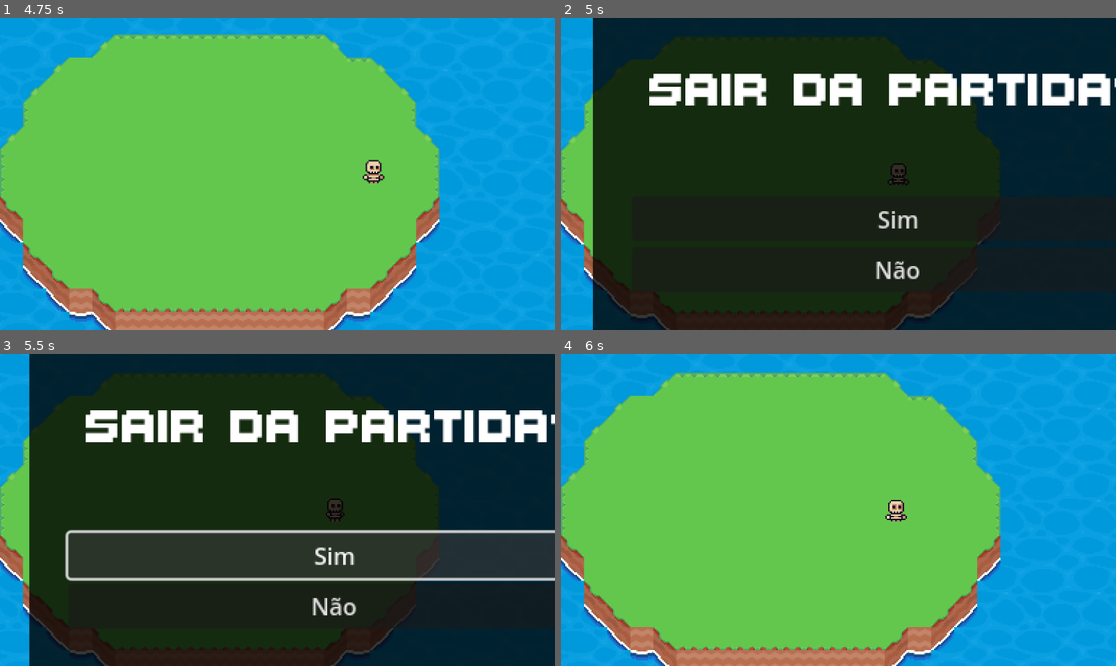
Above: before the commit, frames 1-4 (two rows, left to right).
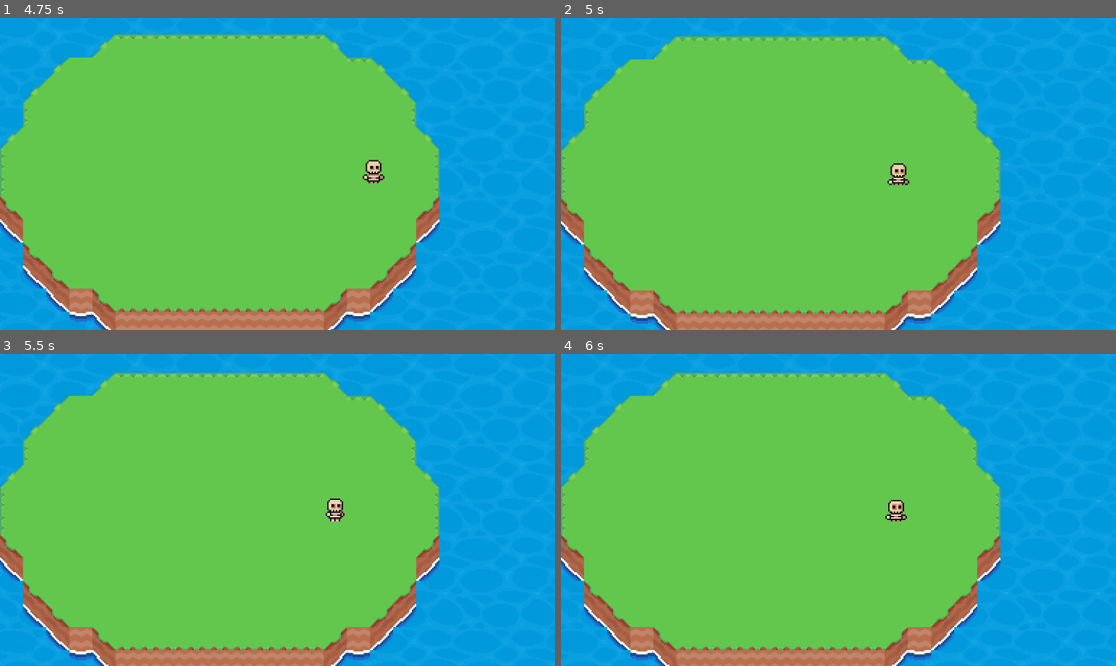
Above: after the commit, the same moments.

Repository: EduardaNunes/Godot-2D-Multiplayer
Game: Godot game, scene res://High_Level_Multiplayer/Scenes/Menu.tscn
Same seed, same stepped clock (60 frames per second), same inputs: the game is played once before the commit and once after it. The engine's default icon, where the game draws it, is replaced by a stand-in: a white triangle on a blue panel in a dark square.
Inputs (mouse positions are in pixels of both pictures, inside the frame that each line leads up to):
- Up to frame 1 (4.75 s): click "Abrir um Servidor" at 0.5 s; hold Right (move_right) 1.28-2.03 s; hold Down (move_down) 2.03-2.78 s; hold Right (move_right) 2.78-3.53 s; hold Up (move_up) 3.53-4.28 s; hold Left (move_left) from 4.28 s (still down)
- Up to frame 2 (5 s): keep holding Left (move_left); tap Escape at 4.9 s
- Up to frame 3 (5.5 s): release Left (move_left) at 5 s; click (333, 553) at 5 s, where only the run before the commit has a clickable "Sim"
- Up to frame 4 (6 s): click (894, 606) at 5.75 s, where only the run before the commit has a clickable "Não"

Frame 1 is identical in both runs. In frame 2, 94% of the frame differs, in the area x 5-100%, y 0-100%; in frame 3, 95%; in frame 4, nothing differs.

Commit message:
Revert "Create esc menu scene and add it to player (has bugs)"
This reverts commit 21812eff69e45ca7894a91db51d81c0616da69e7.

Diff:
--- a/High_Level_Multiplayer/Scenes/Esc_Menu.tscn
+++ /dev/null
@@ -1,93 +0,0 @@
-[gd_scene load_steps=6 format=3 uid="uid://12e5jjb14p1n"]
-
-[ext_resource type="Script" uid="uid://d1gx4fnwtjf8t" path="res://High_Level_Multiplayer/Scripts/esc_menu.gd" id="1_f3b3w"]
-[ext_resource type="PackedScene" uid="uid://b81ktx1s238fg" path="res://High_Level_Multiplayer/Scenes/Menu.tscn" id="2_h1d53"]
-[ext_resource type="Texture2D" uid="uid://kkh8fi3mbhwo" path="res://High_Level_Multiplayer/Assets/Sprites/white_block.png" id="3_6nxv2"]
-[ext_resource type="FontFile" uid="uid://brgd3gf6diskh" path="res://High_Level_Multiplayer/Assets/Fonts/ThaleahFat.ttf" id="4_qvt1f"]
-
-[sub_resource type="StyleBoxTexture" id="StyleBoxTexture_3jcrr"]
-texture = ExtResource("3_6nxv2")
-texture_margin_left = 10.0
-texture_margin_top = 10.0
-texture_margin_right = 10.0
-texture_margin_bottom = 10.0
-
-[node name="Esc_Menu" type="Control"]
-layout_mode = 3
-anchors_preset = 15
-anchor_right = 1.0
-anchor_bottom = 1.0
-grow_horizontal = 2
-grow_vertical = 2
-script = ExtResource("1_f3b3w")
-mainMenuScene = ExtResource("2_h1d53")
-
-[node name="Panel2" type="Panel" parent="."]
-layout_mode = 1
-anchors_preset = 15
-anchor_right = 1.0
-anchor_bottom = 1.0
-grow_horizontal = 2
-grow_vertical = 2
-
-[node name="Panel" type="Panel" parent="."]
-self_modulate = Color(0, 0, 0, 0.78431374)
-texture_filter = 1
-layout_mode = 1
-anchors_preset = 8
-anchor_left = 0.5
-anchor_top = 0.5
-anchor_right = 0.5
-anchor_bottom = 0.5
-offset_left = -211.0
-offset_top = -142.5
-offset_right = 211.0
-offset_bottom = 142.5
-grow_horizontal = 2
-grow_vertical = 2
-theme_override_styles/panel = SubResource("StyleBoxTexture_3jcrr")
-
-[node name="Container" type="BoxContainer" parent="Panel"]
-layout_mode = 1
-anchors_preset = 13
-anchor_left = 0.5
-anchor_right = 0.5
-anchor_bottom = 1.0
-offset_left = -184.5
-offset_right = 184.5
-grow_horizontal = 2
-grow_vertical = 2
-alignment = 1
-
-[node name="VBoxContainer" type="VBoxContainer" parent="Panel/Container"]
-layout_mode = 2
-size_flags_horizontal = 3
-theme_override_constants/separation = 50
-alignment = 1
-
-[node name="Label" type="Label" parent="Panel/Container/VBoxContainer"]
-layout_mode = 2
-size_flags_horizontal = 4
-theme_override_fonts/font = ExtResource("4_qvt1f")
-theme_override_font_sizes/font_size = 50
-text = "Sair da partida?"
-horizontal_alignment = 1
-vertical_alignment = 1
-
-[node name="VBoxContainer" type="VBoxContainer" parent="Panel/Container/VBoxContainer"]
-layout_mode = 2
-alignment = 1
-
-[node name="Exit" type="Button" parent="Panel/Container/VBoxContainer/VBoxContainer"]
-layout_mode = 2
-text = "Sim"
-
-[node name="Cancel" type="Button" parent="Panel/Container/VBoxContainer/VBoxContainer"]
-layout_mode = 2
-text = "Não"
-
-[node name="AudioStreamPlayer2D" type="AudioStreamPlayer2D" parent="Panel/Container/VBoxContainer/VBoxContainer"]
-position = Vector2(-451, -271)
-
-[connection signal="pressed" from="Panel/Container/VBoxContainer/VBoxContainer/Exit" to="." method="_on_exit_pressed"]
-[connection signal="pressed" from="Panel/Container/VBoxContainer/VBoxContainer/Cancel" to="." method="_on_cancel_pressed"]
--- a/High_Level_Multiplayer/Scenes/Game.tscn
+++ b/High_Level_Multiplayer/Scenes/Game.tscn
@@ -1,6 +1,5 @@
-[gd_scene load_steps=10 format=4 uid="uid://bem2m8yse6bfl"]
+[gd_scene load_steps=9 format=4 uid="uid://bem2m8yse6bfl"]
 
-[ext_resource type="Script" uid="uid://davvvokk5bcwh" path="res://High_Level_Multiplayer/Scripts/game.gd" id="1_fvlj0"]
 [ext_resource type="Script" uid="uid://bx7b5hhxs153p" path="res://High_Level_Multiplayer/Scripts/player_spawner.gd" id="2_4a7kj"]
 [ext_resource type="PackedScene" uid="uid://lsvkqwnmxgdq" path="res://High_Level_Multiplayer/Scenes/Player.tscn" id="3_4a7kj"]
 [ext_resource type="Texture2D" uid="uid://rot5773rb54" path="res://High_Level_Multiplayer/Assets/Tileset/spr_tileset_sunnysideworld_16px.png" id="3_fvlj0"]
@@ -3501,7 +3500,6 @@
 size = Vector2(32, 32)
 
 [node name="Game" type="Node2D"]
-script = ExtResource("1_fvlj0")
 
 [node name="TileMaps" type="Node2D" parent="."]
 
--- a/High_Level_Multiplayer/Scenes/Player.tscn
+++ b/High_Level_Multiplayer/Scenes/Player.tscn
@@ -1,10 +1,9 @@
-[gd_scene load_steps=15 format=3 uid="uid://lsvkqwnmxgdq"]
+[gd_scene load_steps=14 format=3 uid="uid://lsvkqwnmxgdq"]
 
 [ext_resource type="Texture2D" uid="uid://6wjicvm4wfyb" path="res://High_Level_Multiplayer/Assets/Sprites/icon.svg" id="1_bc6je"]
 [ext_resource type="Script" uid="uid://bqkcwa5hcg8r5" path="res://High_Level_Multiplayer/Scripts/player.gd" id="1_t3u3m"]
 [ext_resource type="Texture2D" uid="uid://ce6r6khppbmkw" path="res://High_Level_Multiplayer/Assets/Sprites/skeleton_idle_strip6.png" id="3_4s802"]
-[ext_resource type="Script" uid="uid://chvrpwchgxlts" path="res://High_Level_Multiplayer/Scripts/camera_2d.gd" id="4_qdqdn"]
-[ext_resource type="PackedScene" uid="uid://12e5jjb14p1n" path="res://High_Level_Multiplayer/Scenes/Esc_Menu.tscn" id="5_u7kcs"]
+[ext_resource type="Script" uid="uid://chvrpwchgxlts" path="res://High_Level_Multiplayer/Scenes/camera_2d.gd" id="4_qdqdn"]
 
 [sub_resource type="AtlasTexture" id="AtlasTexture_qdqdn"]
 atlas = ExtResource("3_4s802")
@@ -87,5 +86,3 @@
 zoom = Vector2(3, 3)
 position_smoothing_enabled = true
 script = ExtResource("4_qdqdn")
-
-[node name="Esc_Menu" parent="Camera2D" instance=ExtResource("5_u7kcs")]
--- a/High_Level_Multiplayer/Scripts/esc_menu.gd
+++ /dev/null
@@ -1,30 +0,0 @@
-extends Control
-
-@export var mainMenuScene : PackedScene
-
-# --------------------------------------------------------------------------- #
-
-func _ready() -> void:
-	self.visible = false
-
-# --------------------------------------------------------------------------- #
-
-func _physics_process(delta: float) -> void:
-
-	if Input.is_key_pressed(KEY_ESCAPE):
-		if is_multiplayer_authority():
-			self.visible = true
-
-# --------------------------------------------------------------------------- #
-
-func _on_exit_pressed() -> void:
-
-	HighLevelNetworkHandler.server.disconnect_peer(multiplayer.multiplayer_peer.get_packet_peer())
-	get_tree().change_scene_to_packed(mainMenuScene)
-
-# --------------------------------------------------------------------------- #
-
-func _on_cancel_pressed() -> void:
-	self.visible = false
-
-# --------------------------------------------------------------------------- #
--- a/High_Level_Multiplayer/Scripts/game.gd
+++ /dev/null
@@ -1 +0,0 @@
-extends Node2D
--- a/High_Level_Multiplayer/Scripts/high_level_network_handler.gd
+++ b/High_Level_Multiplayer/Scripts/high_level_network_handler.gd
@@ -6,8 +6,7 @@
 const PORT: int = 42069
 const MAX_CLIENTS = 4 # Default = 32
 
-var client: ENetMultiplayerPeer
-var server: ENetMultiplayerPeer
+var peer: ENetMultiplayerPeer
 
 var players = {}
 var player_info = {"name": "Name"}
@@ -16,16 +15,16 @@
 # ---------------------------------------------------------------------------- #
 
 func start_server() -> void:
-	server = ENetMultiplayerPeer.new()
-	server.create_server(PORT, MAX_CLIENTS)
-	multiplayer.multiplayer_peer = server
+	peer = ENetMultiplayerPeer.new()
+	peer.create_server(PORT, MAX_CLIENTS)
+	multiplayer.multiplayer_peer = peer
 	host_started.emit()
 
 # ---------------------------------------------------------------------------- #
 
 func start_client() -> void:
-	client = ENetMultiplayerPeer.new()
-	client.create_client(IP_ADRESS, PORT)
-	multiplayer.multiplayer_peer = client
+	peer = ENetMultiplayerPeer.new()
+	peer.create_client(IP_ADRESS, PORT)
+	multiplayer.multiplayer_peer = peer
 
 # ---------------------------------------------------------------------------- #
--- a/High_Level_Multiplayer/Scripts/player_spawner.gd
+++ b/High_Level_Multiplayer/Scripts/player_spawner.gd
@@ -32,3 +32,25 @@
 		get_node(spawn_path).get_node(str(id)).queue_free()
 
 # ---------------------------------------------------------------------------- #
+"""
+func spawn_player(id: int) -> void:
+
+	# Only runs by the server
+	if not multiplayer.is_server(): return
+
+	var player : Node = playerScene.instantiate()
+	player.name = str(id)
+	get_node(spawn_path).call_deferred("add_child", player) # add to the parent node
+"""
+# ---------------------------------------------------------------------------- #
+"""
+func remove_player(id: int) -> void:
+
+	# Only runs by the server
+	if not multiplayer.is_server(): return
+
+	var path_node = get_node(spawn_path)
+	if path_node.has_node(str(id)):
+		path_node.get_node(str(id)).queue_free()
+"""
+# ---------------------------------------------------------------------------- #
Renamed: High_Level_Multiplayer/Scripts/camera_2d.gd -> High_Level_Multiplayer/Scenes/camera_2d.gd
Renamed: High_Level_Multiplayer/Scripts/camera_2d.gd.uid -> High_Level_Multiplayer/Scenes/camera_2d.gd.uid
Not shown, removed: High_Level_Multiplayer/Scripts/esc_menu.gd.uid
Not shown, removed: High_Level_Multiplayer/Scripts/game.gd.uid
